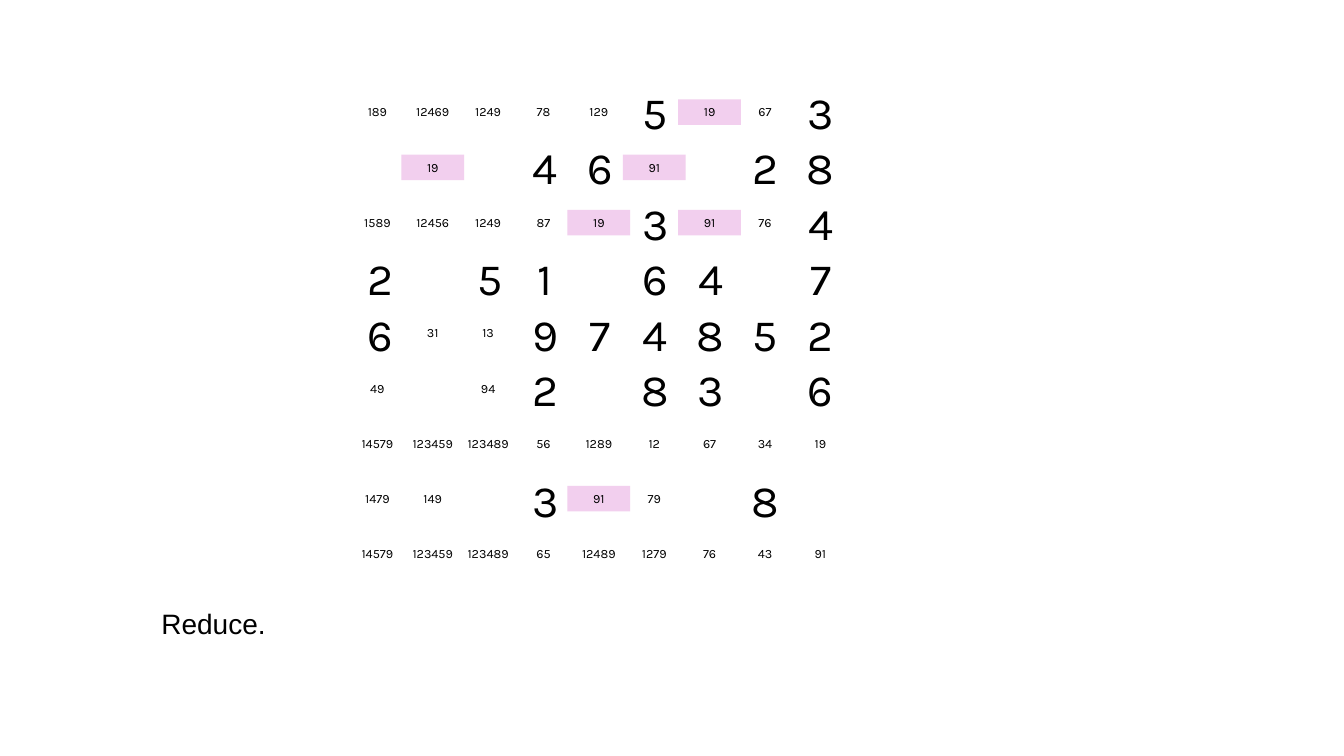
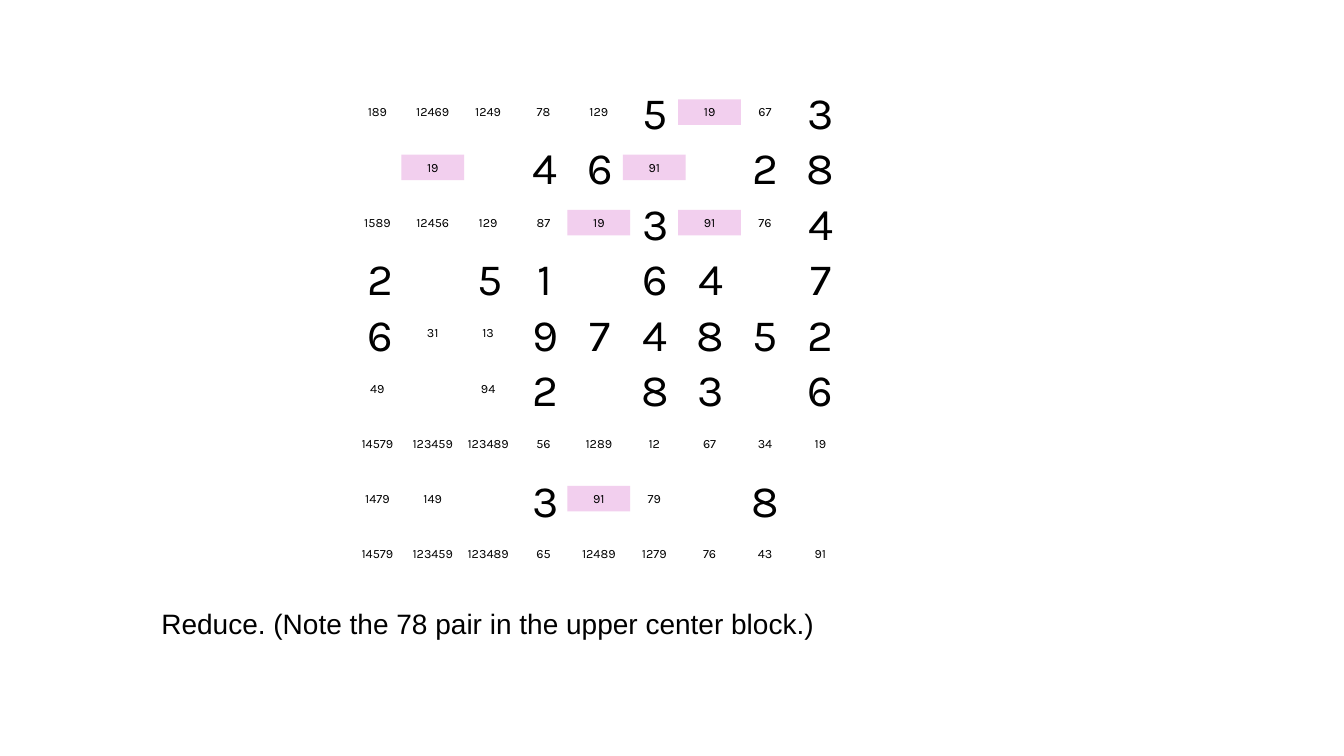
Before and after one commit to jhardis/WSJ_Number_Puzzles, a slide deck: slide 52 of 20260411_2.pptx (slide 51 before the commit). Drawn at 1344x756 pixels with LibreOffice and Linux fonts; fonts in the diff are those of the drawing; background and template pictures are left out. Boxes give left, top, right and bottom in pixels: in the first picture for what was removed or moved away, otherwise in the second. Text is boxed around its words. In the diff, an @@ line names an element or a change of style, - is before the commit and + after.

```diff
--- a/20260411_2.pptx
+++ b/20260411_2.pptx
@@ text at (479,219,498,227): text changed @@
-1249
+129
@@ text at (161,613,814,639): text changed @@
-Reduce.
+Reduce. (Note the 78 pair in the upper center block.)
```
Also in this commit, not shown: 33 other slides changed, 1 slide added.
